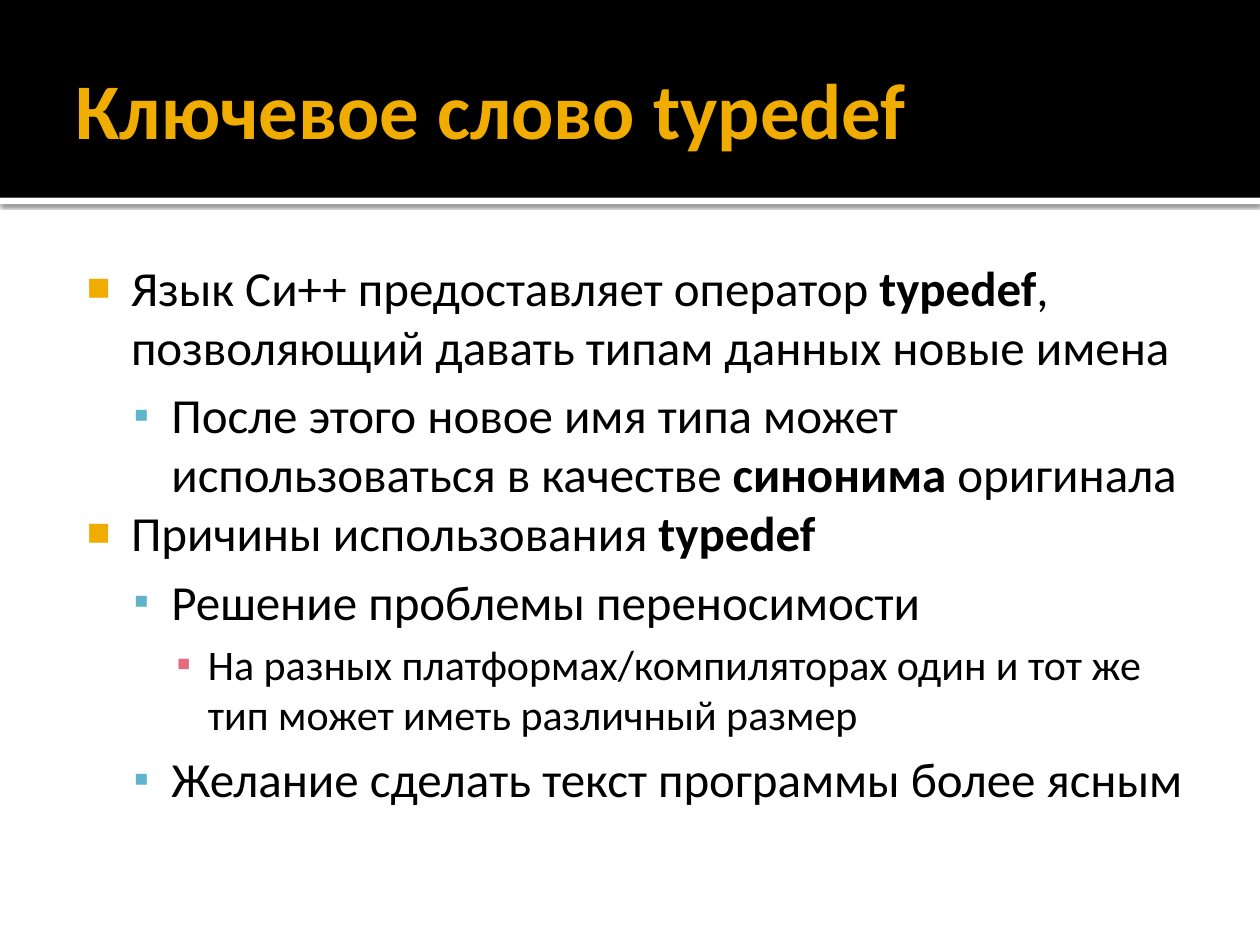
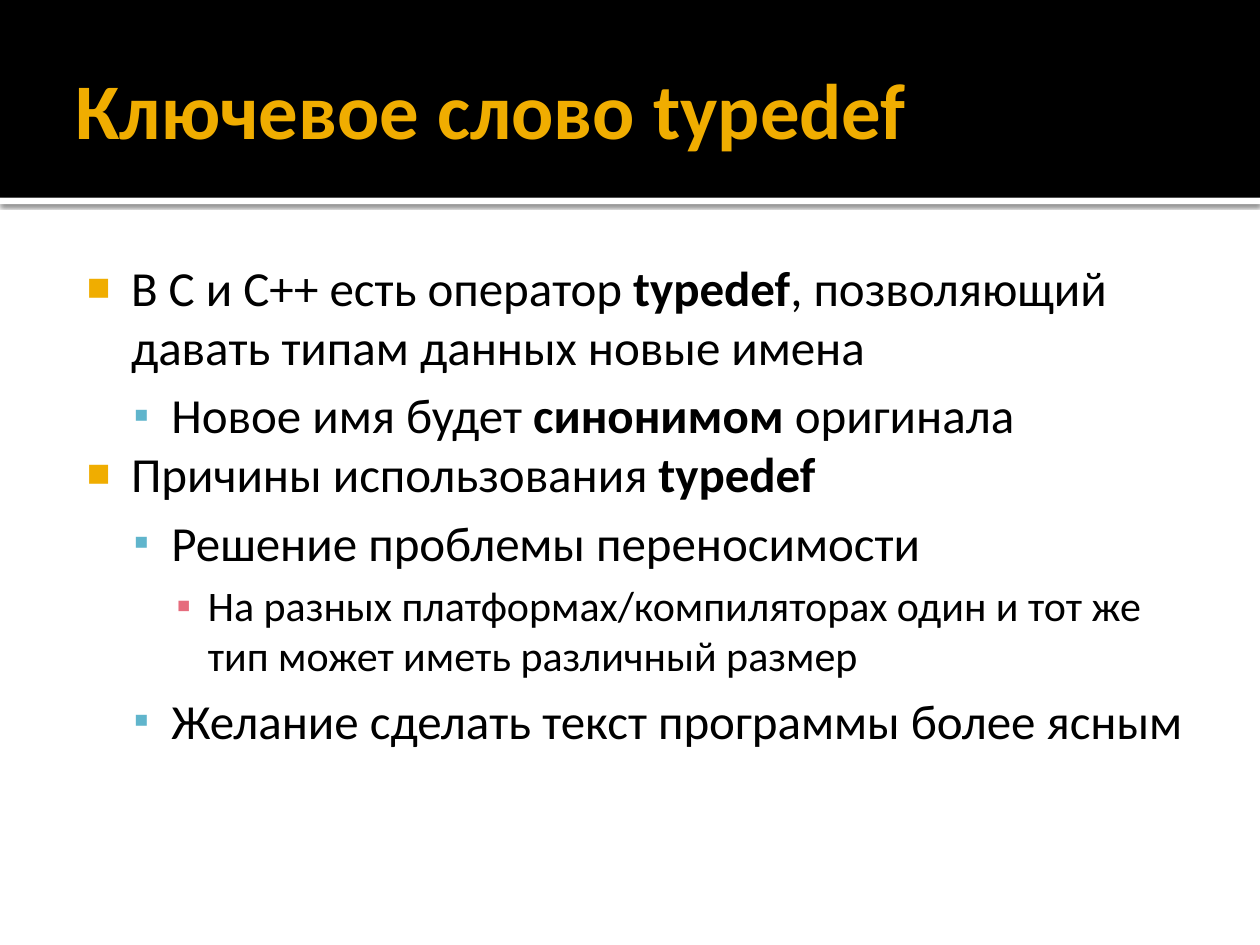
Before and after one commit to alexey-malov/oop, a slide deck: slide 22 of lectures/01/Синтаксис C++.pptx (slide 23 before the commit). Drawn at 1260x945 pixels with LibreOffice and Linux fonts; fonts in the diff are those of the drawing. Boxes give left, top, right and bottom in pixels: in the first picture for what was removed or moved away, otherwise in the second. Text is boxed around its words. In the diff, an @@ line names an element or a change of style, - is before the commit and + after.

```diff
--- a/lectures/01/Синтаксис C++.pptx
+++ b/lectures/01/Синтаксис C++.pptx
@@ text at [131, 271, 1107, 441]: text changed @@
-■ Язык Си++ предоставляет оператор typedef, позволяющий давать типам данных новые имена
-  ▪ После этого новое имя типа может использоваться в качестве синонима оригинала
+■ В С и С++ есть оператор typedef, позволяющий давать типам данных новые имена
+  ▪ Новое имя будет синонимом оригинала
```
Also in this commit, not shown: 38 other slides changed, 2 slides added, 2 slides removed.
